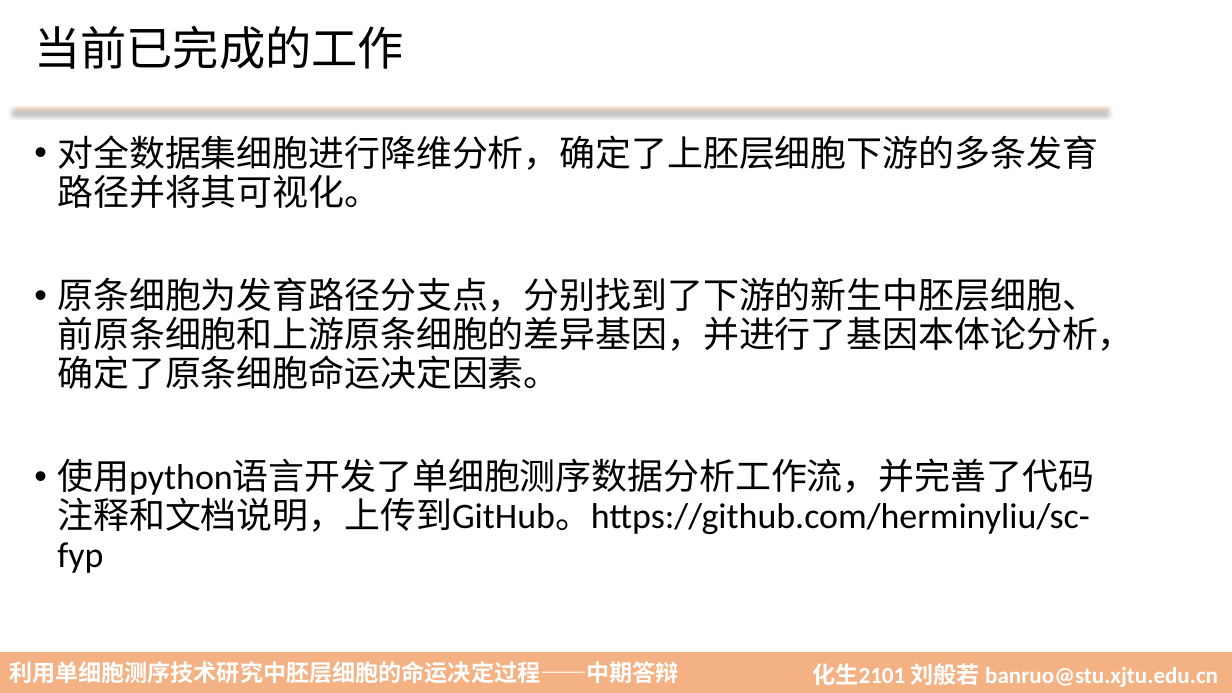
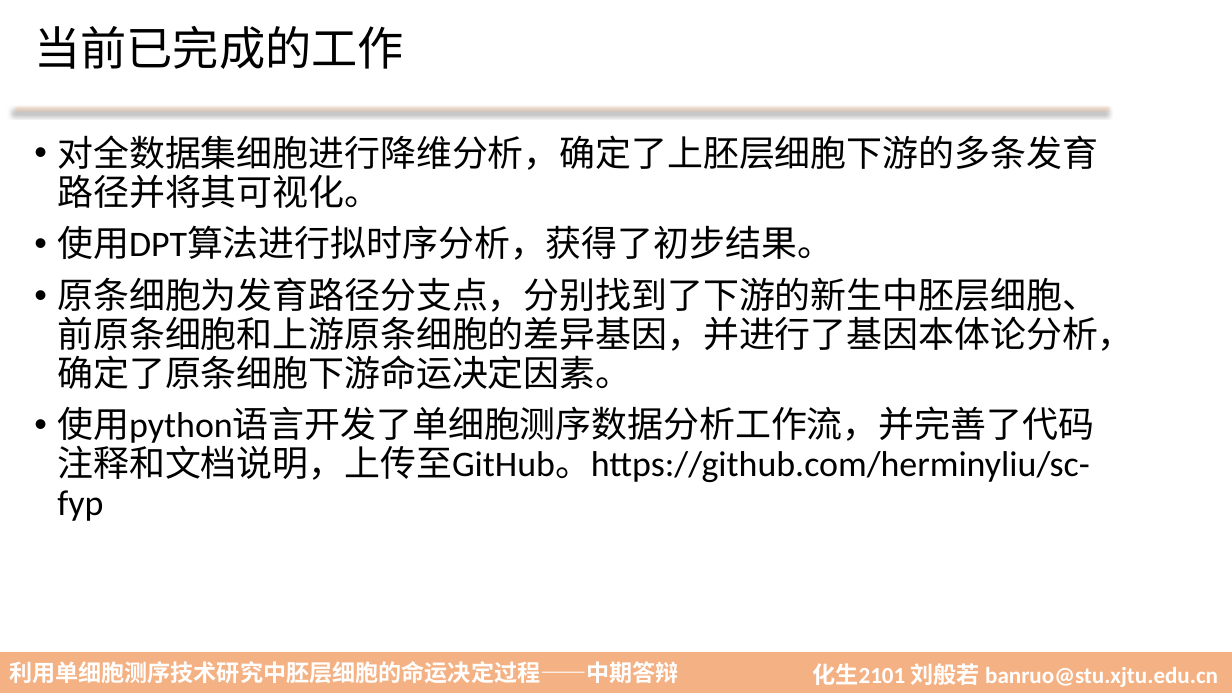
Before and after one commit to herminyliu/sc-fyp, a slide deck: slide 2 of 中期答辩-刘般若.pptx. Drawn at 1232x693 pixels with LibreOffice and Linux fonts; fonts in the diff are those of the drawing; background and template pictures are left out. Boxes give left, top, right and bottom in pixels: in the first picture for what was removed or moved away, otherwise in the second. Text is boxed around its words. In the diff, an @@ line names an element or a change of style, - is before the commit and + after.

```diff
--- a/中期答辩-刘般若.pptx
+++ b/中期答辩-刘般若.pptx
@@ text at box(57, 225, 1133, 521): text changed @@
-• 原条细胞为发育路径分支点，分别找到了下游的新生中胚层细胞、前原条细胞和上游原条细胞的差异基因，并进行了基因本体论分析，确定了原条细胞命运决定因素。
-• 使用python语言开发了单细胞测序数据分析工作流，并完善了代码注释和文档说明，上传到GitHub。https://github.com/herminyliu/sc-fyp
+• 使用DPT算法进行拟时序分析，获得了初步结果。
+• 原条细胞为发育路径分支点，分别找到了下游的新生中胚层细胞、前原条细胞和上游原条细胞的差异基因，并进行了基因本体论分析，确定了原条细胞下游命运决定因素。
+• 使用python语言开发了单细胞测序数据分析工作流，并完善了代码注释和文档说明，上传至GitHub。https://github.com/herminyliu/sc-fyp
```
Also in this commit, not shown: 4 other slides changed, 8 slides added, 16 other files.
